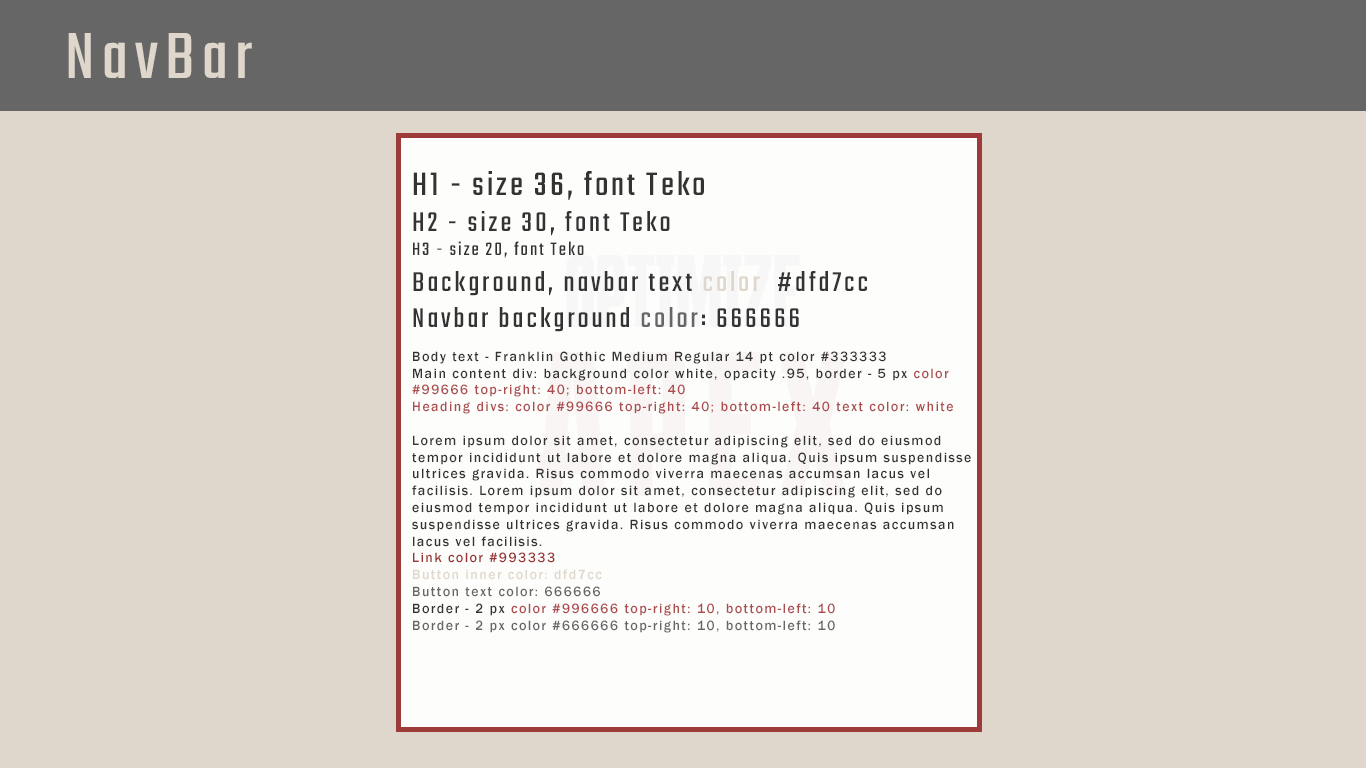
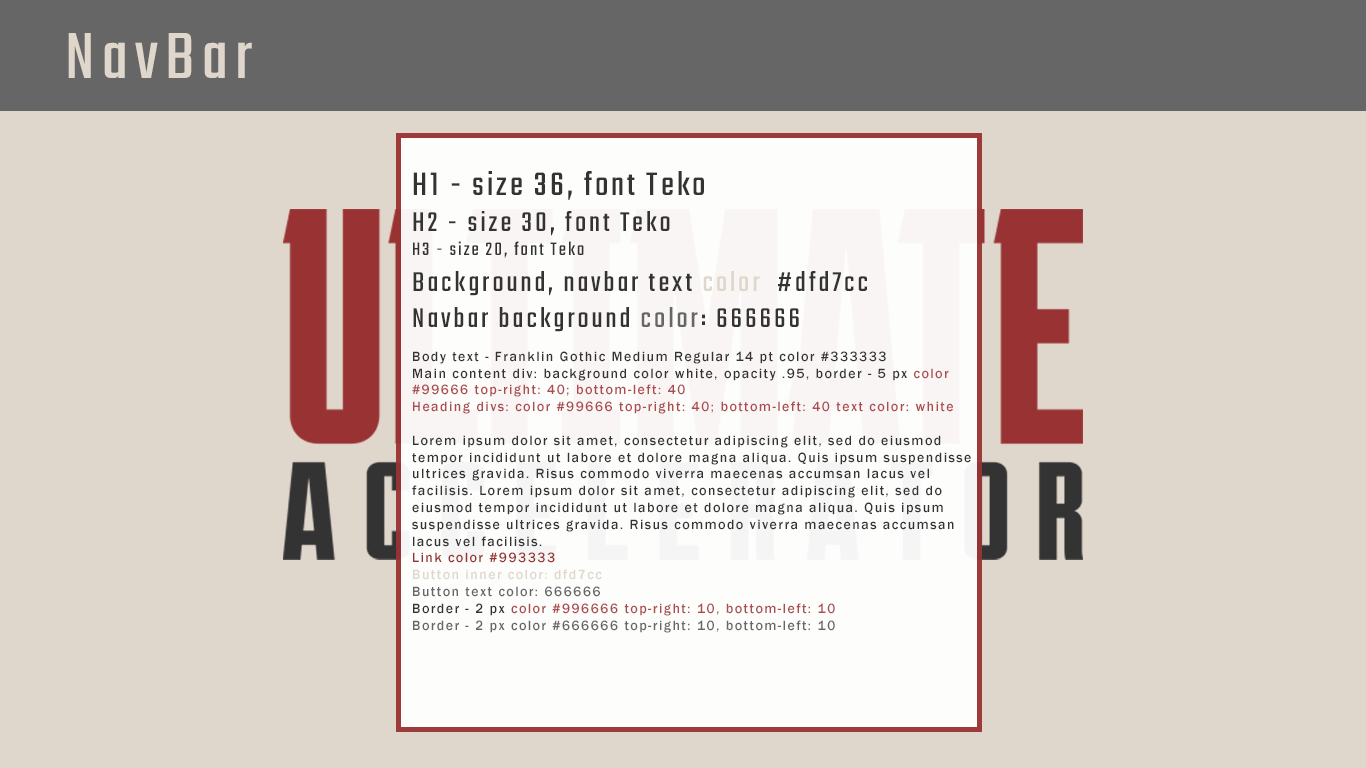
Layer changes from the first 1366px x 768px image to the second:
renamed "optimize" to "Layer 2", painted on it over [283, 209, 1083, 560]
removed layer "APEX" from group "Artboard 1" over [535, 352, 847, 497]
